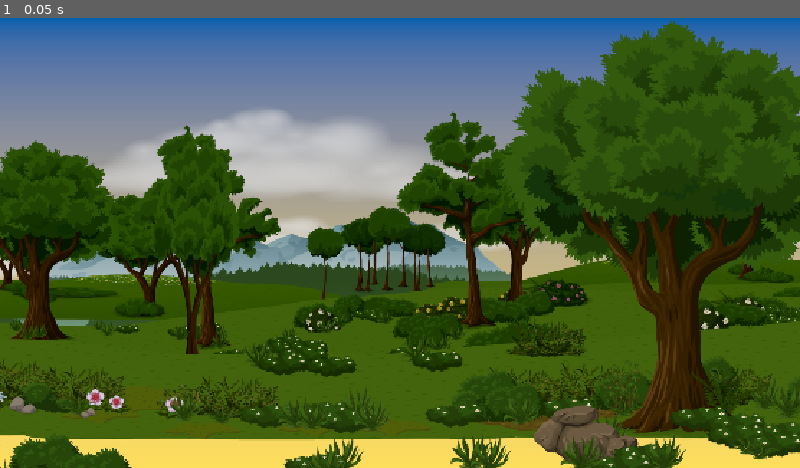
Above: before the commit, frame 1.
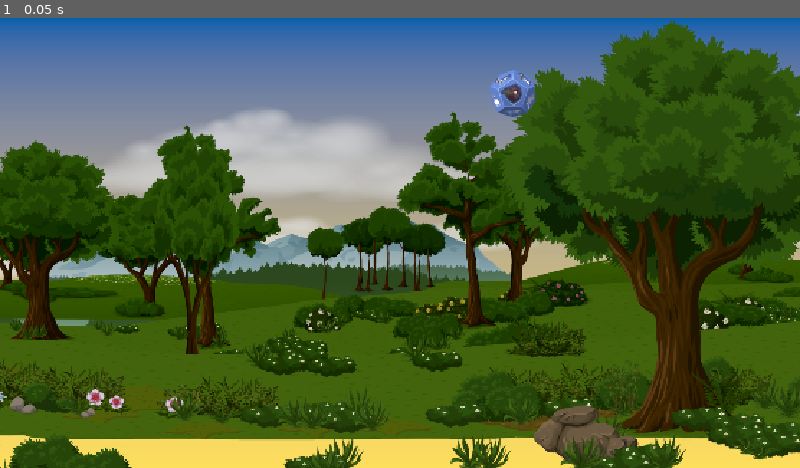
Above: after the commit, the same moment.

Repository: mdrezaei/DiceCatcher
Game: Godot game, scene res://Scenes/Game/game.tscn
Same seed, same stepped clock (60 frames per second), same inputs: the game is played once before the commit and once after it.
Inputs:
- Up to frame 1 (0.05 s): no input

The runs differ from the first frame. In frame 1, 0.4% of the frame differs, in the area x 61-68%, y 11-22%.

Commit message:
feat: add dice scene and integrate into main scene

Diff:
--- /dev/null
+++ b/Scenes/Dice/Dice.tscn
@@ -0,0 +1,15 @@
+[gd_scene format=3 uid="uid://c6wsbyjga68up"]
+
+[ext_resource type="Texture2D" uid="uid://crqqjjigmbk3g" path="res://Assets/Dice.png" id="1_dauee"]
+
+[sub_resource type="CircleShape2D" id="CircleShape2D_qcry5"]
+radius = 60.00833
+
+[node name="Dice" type="Area2D" unique_id=15765633]
+
+[node name="Sprite2D" type="Sprite2D" parent="." unique_id=1678271581]
+scale = Vector2(1.6, 1.6)
+texture = ExtResource("1_dauee")
+
+[node name="CollisionShape2D" type="CollisionShape2D" parent="." unique_id=1523713930]
+shape = SubResource("CircleShape2D_qcry5")
--- a/Scenes/Game/game.tscn
+++ b/Scenes/Game/game.tscn
@@ -1,6 +1,7 @@
 [gd_scene format=3 uid="uid://b3upubjmnk1eq"]
 
 [ext_resource type="Texture2D" uid="uid://dc0sdgvk820yc" path="res://Assets/GemBg.png" id="1_mv0hc"]
+[ext_resource type="PackedScene" uid="uid://c6wsbyjga68up" path="res://Scenes/Dice/Dice.tscn" id="2_qxfds"]
 
 [node name="Game" type="Node2D" unique_id=574887589]
 
@@ -8,3 +9,7 @@
 scale = Vector2(0.6, 0.6)
 texture = ExtResource("1_mv0hc")
 centered = false
+
+[node name="Dice" parent="." unique_id=15765633 instance=ExtResource("2_qxfds")]
+position = Vector2(739, 109)
+scale = Vector2(0.6, 0.6)
